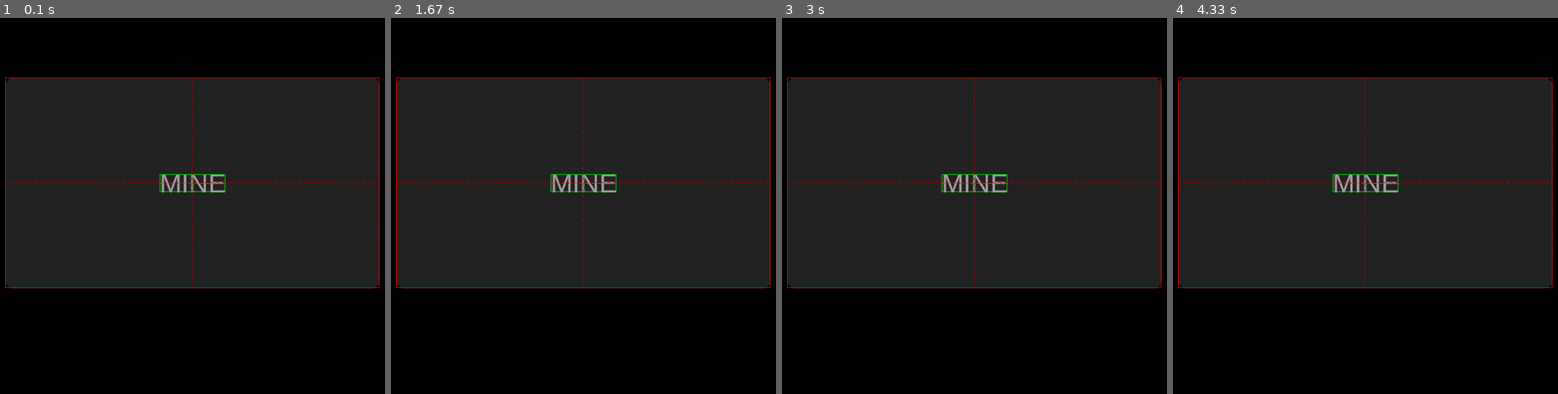
Above: before the commit, frames 1-4 (left to right).
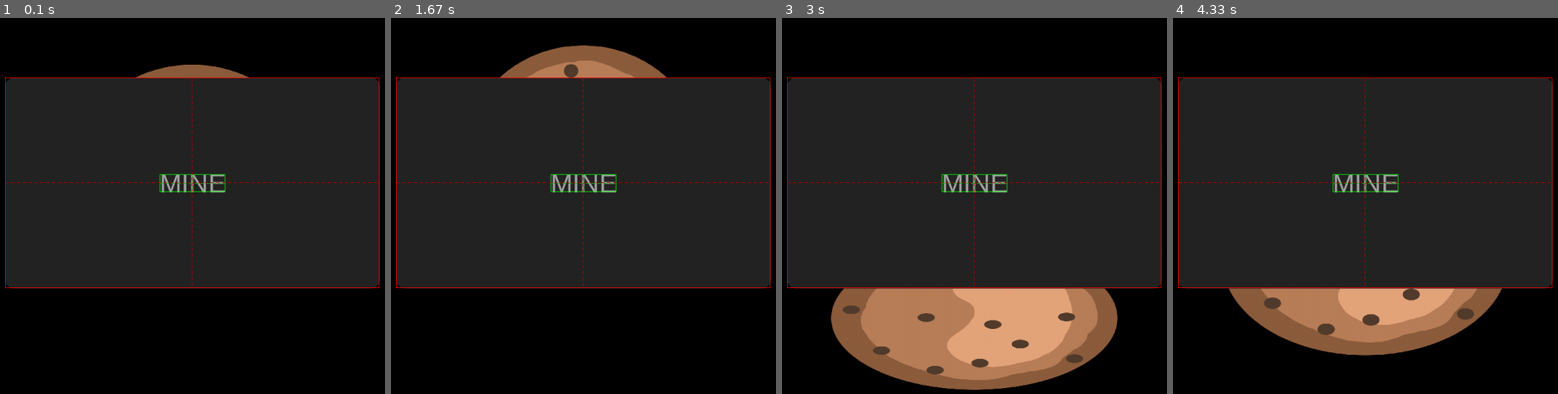
Above: after the commit, the same moments.

Repository: justusdecker/pygame-engine
Game: pygame game, started from main_cookie_clicker.py
Two runs of this game, one before a commit and one after it. Both use one fixed random seed, a clock stepped at 60 frames per second and the inputs below.
Inputs (mouse positions are in pixels of both pictures, inside the frame that each line leads up to):
- Up to frame 1 (0.1 s): no input
- Up to frame 2 (1.67 s): click (583, 183) at 0.38 s
- Up to frame 3 (3 s): no input
- Up to frame 4 (4.33 s): no input

The runs differ from the first frame. In frame 1, 0.7% of the frame differs, in the area x 35-65%, y 12-16%; in frame 2, 2.6%; in frame 3, 17%, in the area x 12-88%, y 71-99%; in frame 4, 9.4%.

Commit message:
0.0.14 - Cookie animation🍪

Diff:
--- /dev/null
+++ b/data/modules/animation.py
@@ -0,0 +1,46 @@
+from pygame import Surface
+from pygame.transform import scale_by
+from data.modules.constants import GLOBAL_DELTA_TIME
+class Animation:
+    def __init__(self,
+                 app,
+                 image: Surface,
+                 keyframes: list[dict],
+                 pos: list[int,int],
+                 fps:int=10,
+                 loops: int = 1,
+                 time_multiplier: float = 1):
+        self.loops = loops
+        self.pos = pos
+        self.app = app
+        self.image = image
+        self.render_images = [None for x in range(len(keyframes))]
+        self.keyframes = keyframes
+        self.time = 0
+        self.time_multiplier = time_multiplier
+        self.run = False
+        {
+            "frame": 0,
+            "x_offset": 0,
+            "y_offset": 0,
+            "scale": [0,0]
+        }
+        for i in range(len(keyframes)):
+            self.crop(i)
+    def crop(self,index:int):
+        self.render_images[index] = scale_by(self.image,self.keyframes[index]['scale'])
+    def start_animation(self):
+          self.time = 0
+          self.run = True
+    def update(self):
+        if self.loops == -1 and not self.run:
+            self.start_animation()
+        if self.run:
+            self.time += GLOBAL_DELTA_TIME.get() * self.time_multiplier
+            if int(self.time) >= len(self.render_images):
+                self.time = 0
+                self.run = 0
+            x,y = self.keyframes[int(self.time)]['x_offset'],self.keyframes[int(self.time)]['y_offset']
+            img = self.render_images[int(self.time)]
+            modified_pos = self.pos[0] - (img.get_width()//2),self.pos[1] - (img.get_height()//2)
+            self.app.window.render(img,modified_pos,(x,y))
--- a/data/modules/window.py
+++ b/data/modules/window.py
@@ -11,6 +11,6 @@
                object:Surface,
                pos:tuple[int,int] = (0,0),
                offset:tuple[int,int] = (0,0)):
-        self.surface.blit(object,(pos[0] + offset[0],pos[1] + pos[1]))
+        self.surface.blit(object,(pos[0] + offset[0],pos[1] + offset[1]))
     def update(self):
         display_update()
--- a/main_cookie_clicker.py
+++ b/main_cookie_clicker.py
@@ -1,6 +1,6 @@
 from data.modules.constants import *
 
-from pygame import Rect
+from pygame import Rect,image
 from data.modules.ui.ui_font import FONT
 
 from data.modules.ui.ui_element import UIGroup,UIM
@@ -15,6 +15,7 @@
 from data.modules.ui.ui_text_input import UITextInput
 from data.modules.tests.tile_based_game import Map
 from data.modules.app import Application
+from data.modules.animation import Animation
 
 def test_print(*args):
     print(args, "Hello World!")
@@ -30,10 +31,62 @@
                 'font':FONT(size=40)
                 }
         )
+        self.animation = Animation(self,
+                                   image.load("data\\bin\\img\\cookie.png"),
+                                   [
+                                       {
+            "x_offset": 0,
+            "y_offset": 0,
+            "scale": [.5,.5]
+        },
+                                       {
+            "x_offset": 0,
+            "y_offset": 25,
+            "scale": [.5,.47]
+        },
+                                       {
+            "x_offset": 0,
+            "y_offset": 50,
+            "scale": [.5,.45]
+        },
+                                       {
+            "x_offset": 0,
+            "y_offset": 200,
+            "scale": [.5,.40]
+        },
+                                       {
+            "x_offset": 0,
+            "y_offset": 300,
+            "scale": [.6,.3]
+        },
+                                       {
+            "x_offset": 0,
+            "y_offset": 350,
+            "scale": [.65,.25]
+        },
+                                       {
+            "x_offset": 0,
+            "y_offset": 200,
+            "scale": [.6,.4]
+        },
+                                       {
+            "x_offset": 0,
+            "y_offset": 50,
+            "scale": [.5,.45]
+        },
+                                       {
+            "x_offset": 0,
+            "y_offset": 25,
+            "scale": [.5,.47]
+        }
+                                   ],
+                                   (HALF_WIDTH,HALF_HEIGHT*.8),loops=-1,time_multiplier=30)
     def run(self):
+        self.animation.start_animation()
         while self.is_running:
             GLOBAL_DELTA_TIME.before()
-
+            self.window.surface.fill((0,0,0))
+            self.animation.update()
             UIM.render_queue(self)
 
             self.update()
Binary file added: data/bin/img/cookie.png
